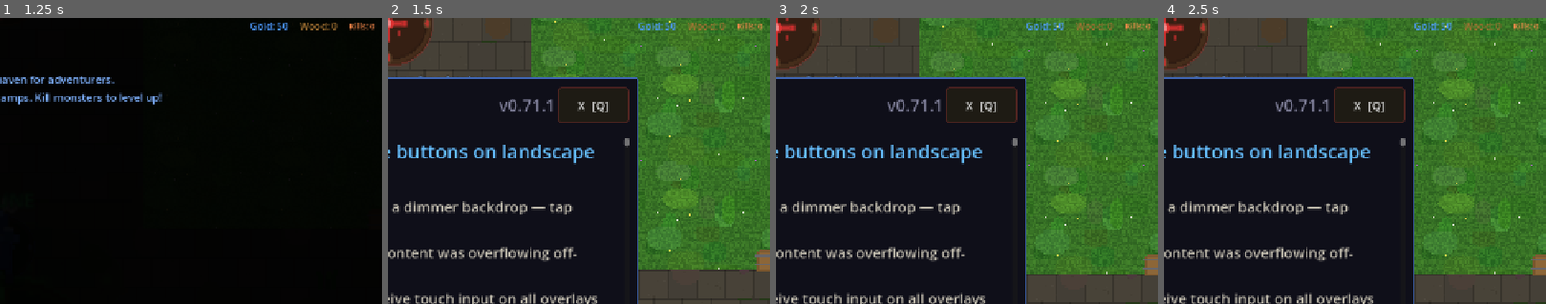
Above: before the commit, frames 1-4 (left to right).
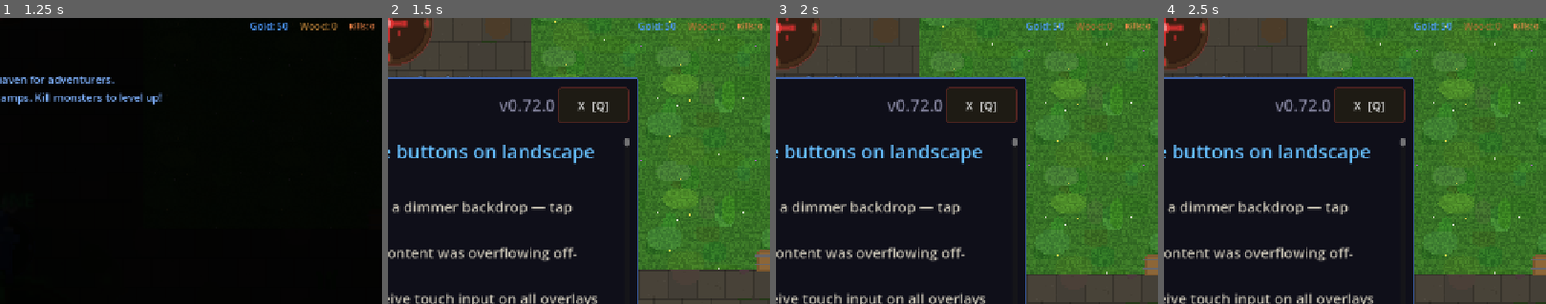
Above: after the commit, the same moments.

Repository: slxny/legends-open-rpg
Game: Godot game, scene res://scenes/main.tscn
The game is run twice, just before and just after one commit, with the same random seed, the same clock (stepped at 60 frames per second) and the same inputs.
Inputs (mouse positions are % of the whole screen's width and height, from its top left):
- Up to frame 1 (1.25 s): tap Enter at 0.5 s; move the mouse to (45, 70) at 0.52 s; hold W (move_up) from 0.53 s (still down); hold Space (attack) from 0.53 s (still down); click (45, 70) at 0.67 s
- Up to frame 2 (1.5 s): release W (move_up) at 1.25 s; release Space (attack) at 1.25 s; click "F1 Log" at 1.25 s
- Up to frame 3 (2 s): no input
- Up to frame 4 (2.5 s): click "1 Potion" at 2 s
The pictures show only the part of the screen within x 50-100%, y 0-50%; the shares and areas given below are measured in that part.

Frame 1 is identical in both runs. In frame 2, 0.1% of the frame differs, in the area x 38-44%, y 28-33%; in frame 3, 0.1%; in frame 4, 0.1%.
Error in both runs: Invalid assignment of property or key '_mobile_potion_btns' with value of type 'Array' on a base object of type 'CharacterBody2D (player.gd)'. (res://scenes/ui…

Commit message:
Bump version to v0.72.0
Co-Authored-By: Claude Opus 4.6 <noreply@anthropic.com>

Diff:
--- a/scenes/ui/changelog_dialog.gd
+++ b/scenes/ui/changelog_dialog.gd
@@ -9,7 +9,7 @@
 var _is_visible: bool = false
 var _is_mobile: bool = false
 
-const GAME_VERSION := "v0.71.1"
+const GAME_VERSION := "v0.72.0"
 
 const CHANGELOG: Array[Dictionary] = [
 	{
